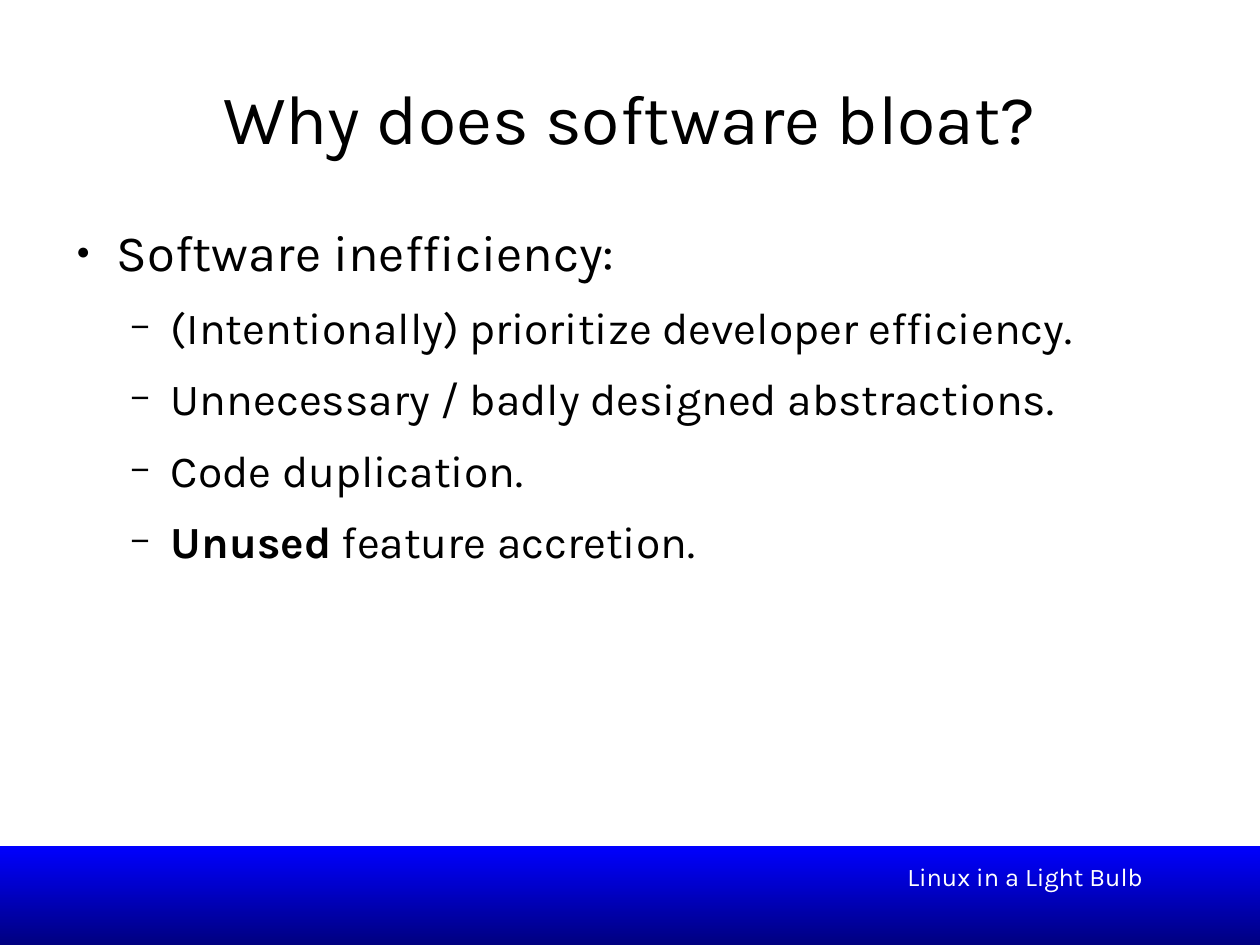
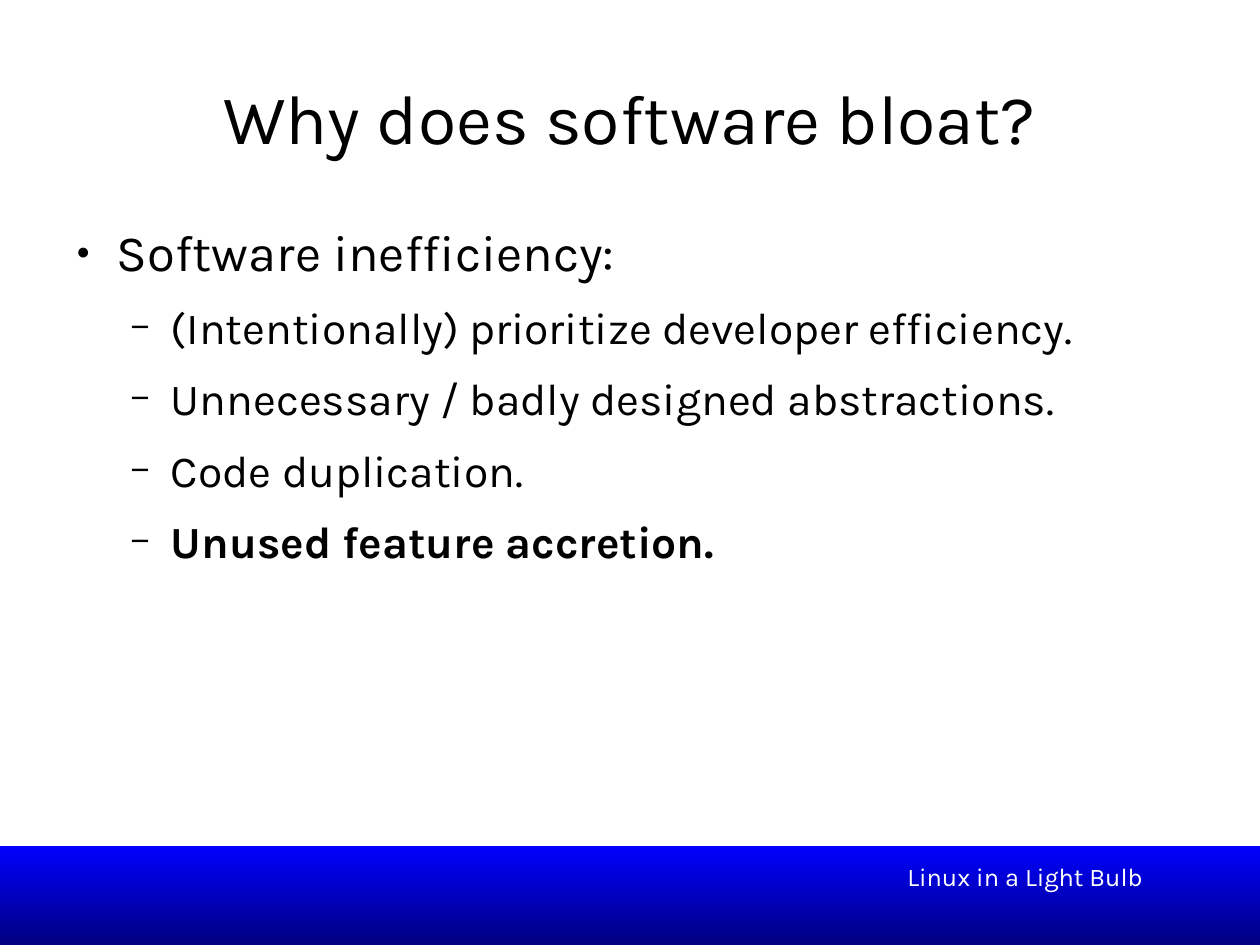
Before and after one commit to smipi1/elce2015, a slide deck: slide 10 of presentations/Linux_In_a_Lightbulb-Where_are_we_on_tinification-ELCE2015.odp (slide 3 before the commit). Drawn at 1260x945 pixels with LibreOffice and Linux fonts; fonts in the diff are those of the drawing; background and template pictures are left out. Boxes give left, top, right and bottom in pixels: in the first picture for what was removed or moved away, otherwise in the second. Text is boxed around its words. In the diff, an @@ line names an element or a change of style, - is before the commit and + after.

```diff
--- a/presentations/Linux_In_a_Lightbulb-Where_are_we_on_tinification-ELCE2015.odp
+++ b/presentations/Linux_In_a_Lightbulb-Where_are_we_on_tinification-ELCE2015.odp
@@ text at [171,526,714,559]: bold on in "feature accretion." @@
```
Also in this commit, not shown: 2 other slides changed, 4 slides added.
